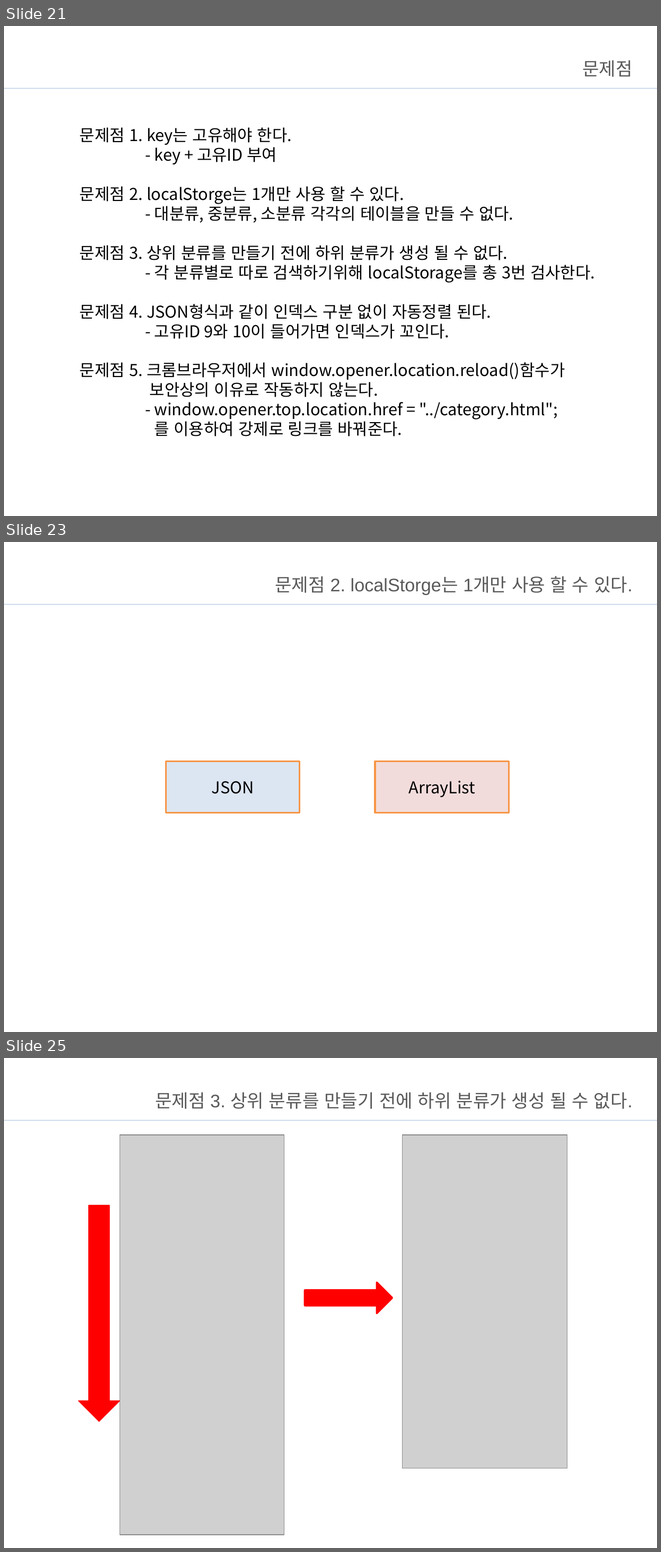
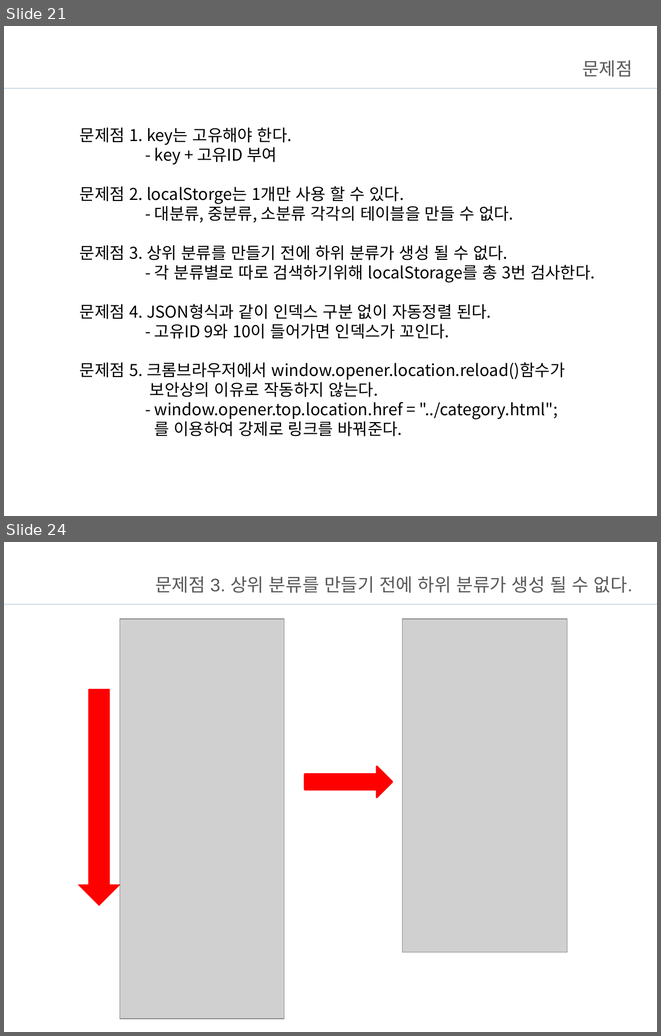
Before and after one commit to Jo-jangho/Web, a slide deck: 과제/JavaScript브리핑.pptx. Shown one above the other, each under a label of ours: slides 21, 23 and 25 before the commit, slides 21 and 24 after it; the slides between them are not shown. The pictures are 661x1552 and 661x1036 pixels, drawn with LibreOffice and Linux fonts; fonts in the diff are those of the drawing; grey boxes stand for pictures; background and template pictures are left out. Boxes give left, top, right and bottom in pixels: in the first picture for what was removed or moved away, otherwise in the second. Text is boxed around its words. In the diff, an @@ line names an element or a change of style, - is before the commit and + after.

```diff
--- a/과제/JavaScript브리핑.pptx
+++ b/과제/JavaScript브리핑.pptx
@@ slide 23 removed at <box>4,542,657,1032</box>, background #FFFFFF; not listed: 1 template element that a slide beside it also shows @@
@@ title removed at <box>275,576,633,594</box> @@
-문제점 2. localStorge는 1개만 사용 할 수 있다.
@@ rectangle removed at <box>166,761,300,813</box> @@
-JSON
@@ rectangle removed at <box>375,761,509,813</box> @@
-ArrayList
@@ what was slide 25 is now slide 24 @@
```
Also in this commit, not shown: 8 slides changed, 2 slides added, 4 other slides removed, 31 other files.
